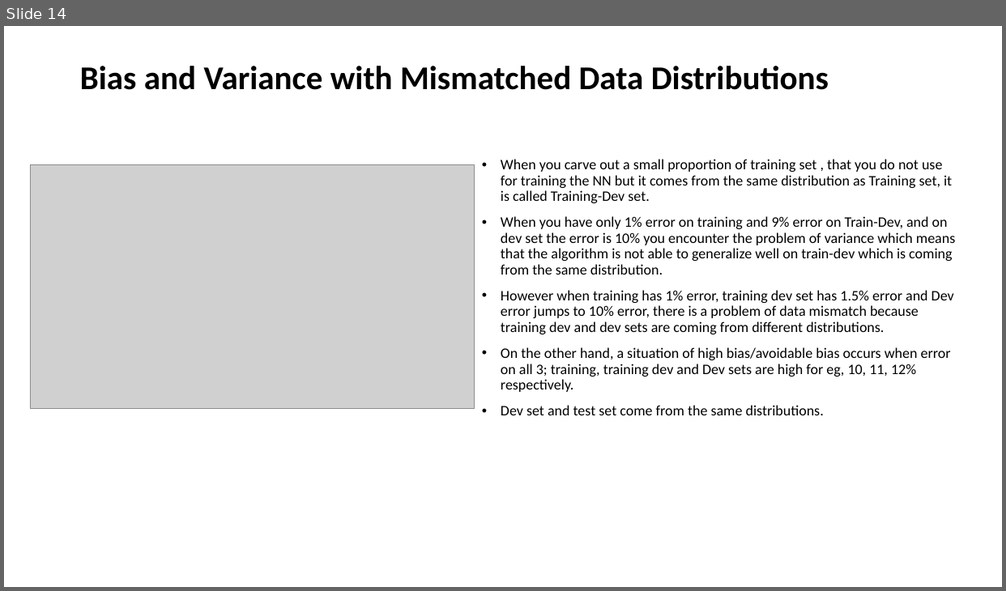
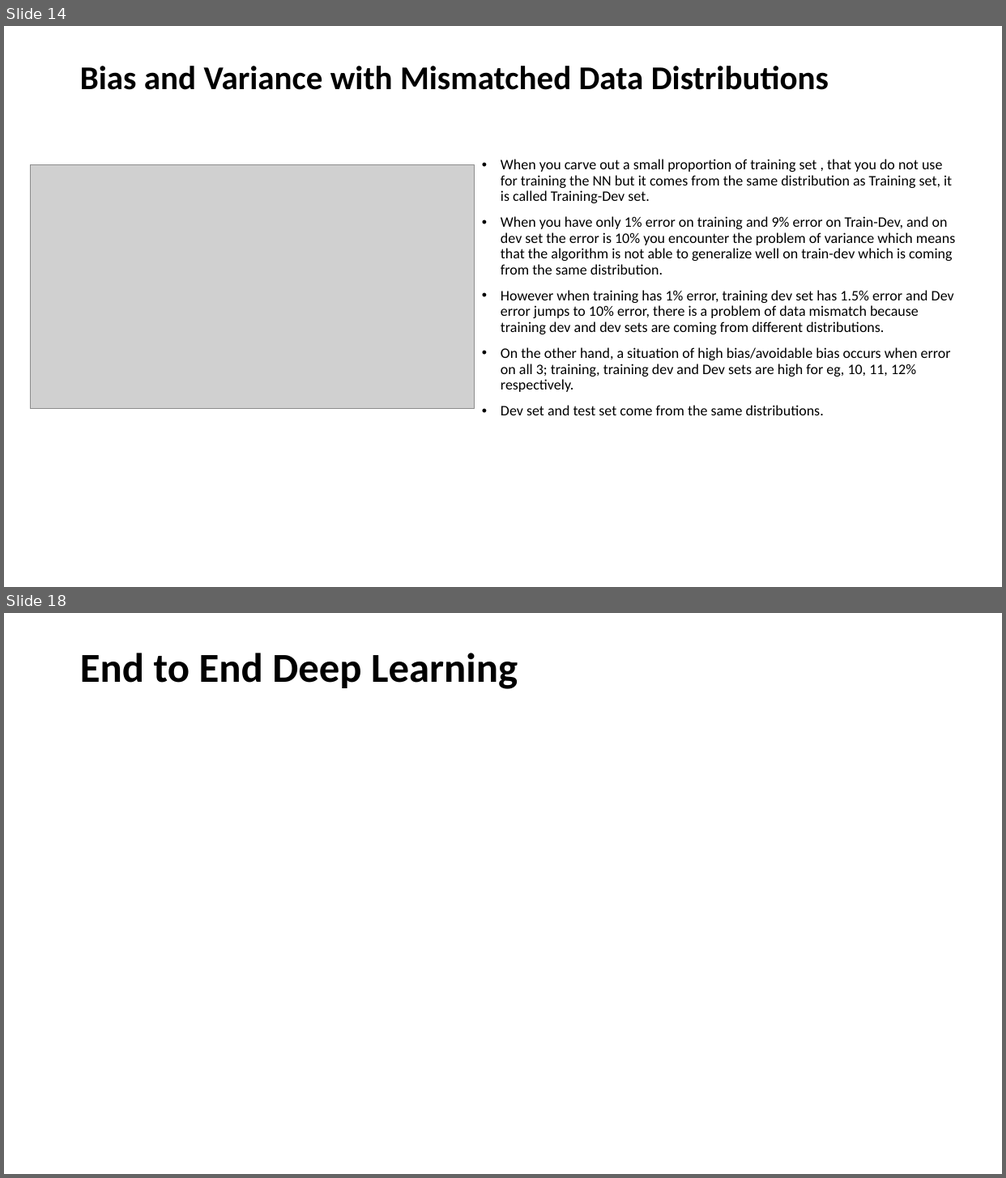
Before and after one commit to ankitadhawan05/Deep-Learning-Coursera-Notes, a slide deck: Course 3 Structuring ML Projects.pptx. Shown one above the other, each under a label of ours: slide 14 before the commit, slides 14 and 18 after it; the slides between them are not shown. The pictures are 1006x591 and 1006x1178 pixels, drawn with LibreOffice and Linux fonts; fonts in the diff are those of the drawing; grey boxes stand for pictures. Boxes give left, top, right and bottom in pixels: in the first picture for what was removed or moved away, otherwise in the second. Text is boxed around its words. In the diff, an @@ line names an element or a change of style, - is before the commit and + after.

```diff
--- a/Course 3 Structuring ML Projects.pptx
+++ b/Course 3 Structuring ML Projects.pptx
@@ slide 18 added at <box>4,613,1002,1174</box>, background #FFFFFF @@
@@ title added at <box>80,653,518,689</box>, 39.6 pt, text #000000, bold @@
+End to End Deep Learning
```
Also in this commit, not shown: 1 slide changed, 3 other slides added.
